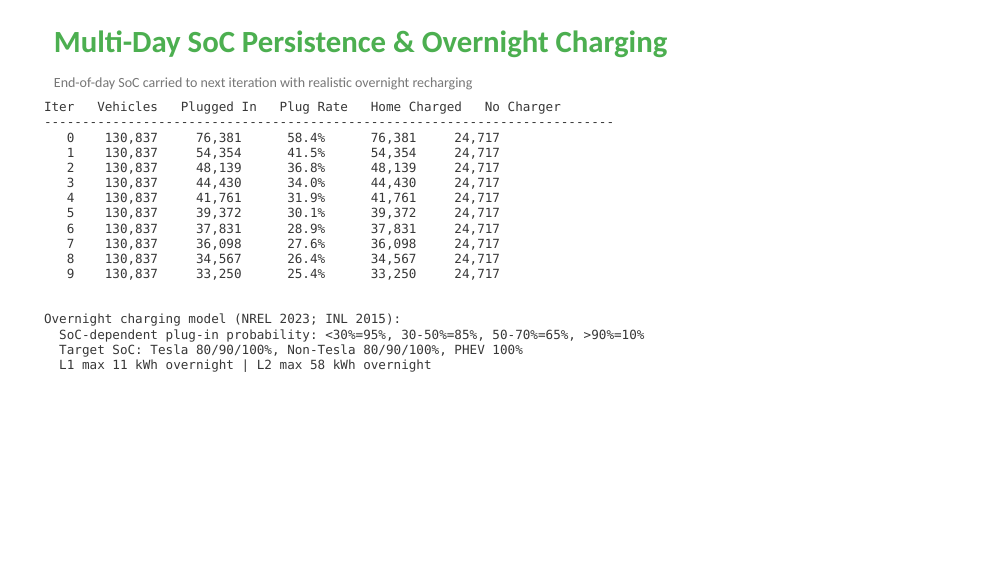
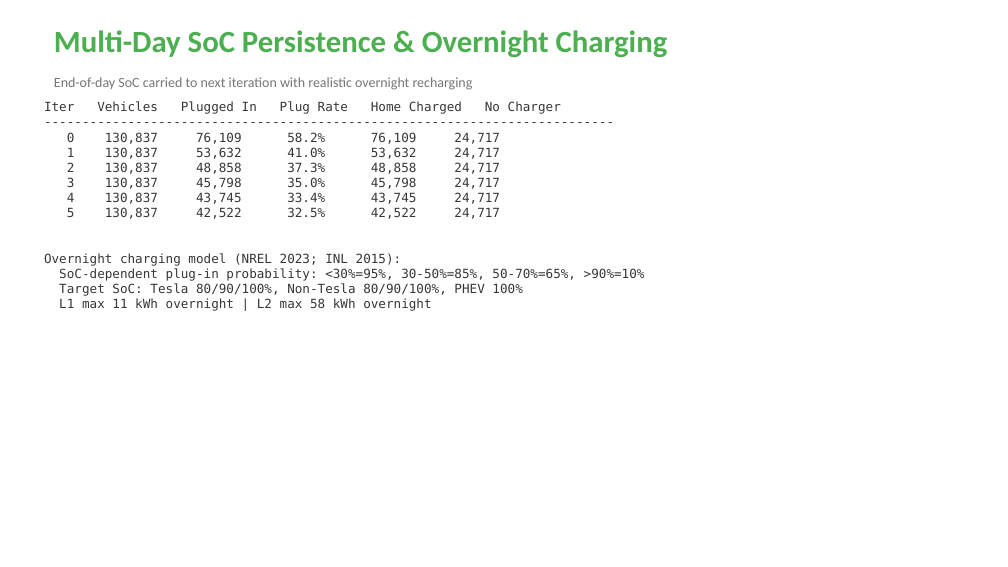
Before and after one commit to Tomal121186621/UrbanEV-MATSim-Maryland, a slide deck: slide 3 of UrbanEV_Results.pptx. Drawn at 1008x567 pixels with LibreOffice and Linux fonts; fonts in the diff are those of the drawing. Boxes give left, top, right and bottom in pixels: in the first picture for what was removed or moved away, otherwise in the second. Text is boxed around its words. In the diff, an @@ line names an element or a change of style, - is before the commit and + after.

```diff
--- a/UrbanEV_Results.pptx
+++ b/UrbanEV_Results.pptx
@@ text at [67, 132, 500, 219]: text changed @@
-0 130,837 76,381 58.4% 76,381 24,717
-1 130,837 54,354 41.5% 54,354 24,717
-2 130,837 48,139 36.8% 48,139 24,717
-3 130,837 44,430 34.0% 44,430 24,717
-4 130,837 41,761 31.9% 41,761 24,717
-5 130,837 39,372 30.1% 39,372 24,717
-6 130,837 37,831 28.9% 37,831 24,717
-7 130,837 36,098 27.6% 36,098 24,717
-8 130,837 34,567 26.4% 34,567 24,717
-9 130,837 33,250 25.4% 33,250 24,717
+0 130,837 76,109 58.2% 76,109 24,717
+1 130,837 53,632 41.0% 53,632 24,717
+2 130,837 48,858 37.3% 48,858 24,717
+3 130,837 45,798 35.0% 45,798 24,717
+4 130,837 43,745 33.4% 43,745 24,717
+5 130,837 42,522 32.5% 42,522 24,717
```
Also in this commit, not shown: 6 other slides changed, 16 other files.
